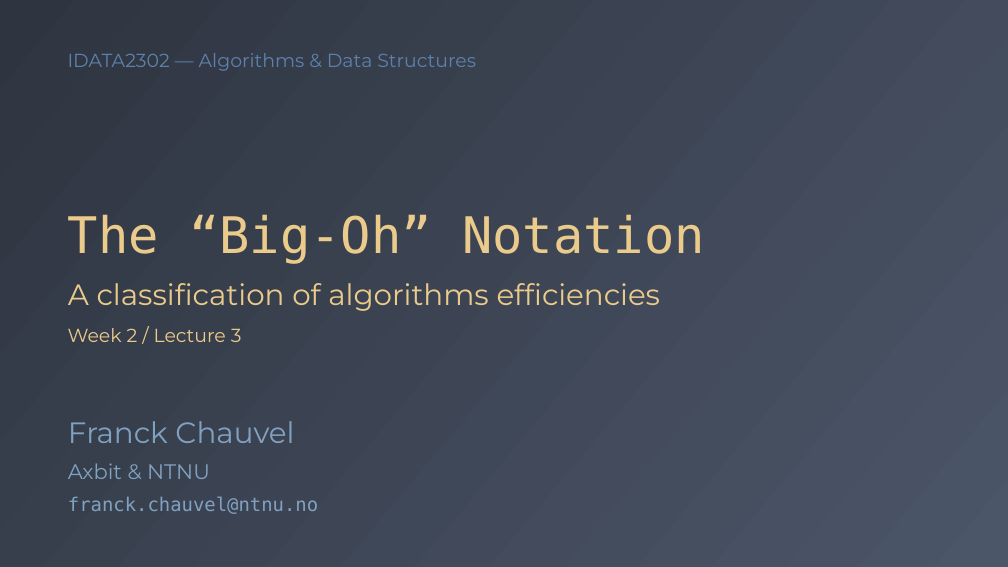
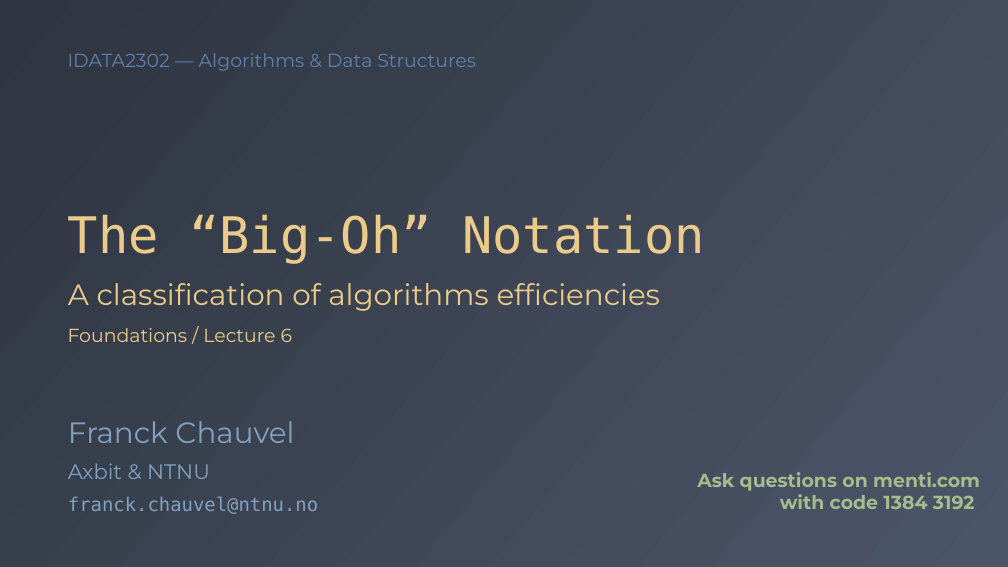
Before and after one commit to fchauvel/ntnu-idata2302-website, a slide deck: slide 1 of source/foundations/_static/big_oh/big_oh.pptx. Drawn at 1008x567 pixels with LibreOffice and Linux fonts; fonts in the diff are those of the drawing. Boxes give left, top, right and bottom in pixels: in the first picture for what was removed or moved away, otherwise in the second. Text is boxed around its words. In the diff, an @@ line names an element or a change of style, - is before the commit and + after.

```diff
--- a/source/foundations/_static/big_oh/big_oh.pptx
+++ b/source/foundations/_static/big_oh/big_oh.pptx
@@ text at (68,328,293,342): text changed @@
-Week 2 / Lecture 3
+Foundations / Lecture 6
@@ text added at (697,472,980,509), 18 pt, text #A3BE8C, bold @@
+Ask questions on menti.com
+with code 1384 3192
```
Also in this commit, not shown: 2 other files.
